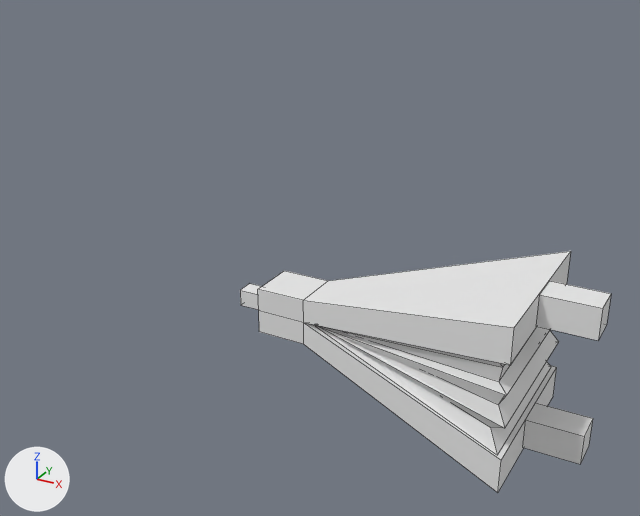
The Blender file res/blenderModels/bellow.blend as it was, and as the next commit left it.
Both versions are drawn from a camera (50 mm lens) standing at (7.57, -11.39, 6.54) and looking at (1.28, 0.05, 0.82). Arrows for +X, +Y and +Z are at lower left; the lights stay in place. Mesh edges are drawn as thin lines.

The scene before the commit, as lines of its bpy script (objects in view):
```python
me_cube = bpy.data.meshes.new('Cube')
me_cube.from_pydata(...)  # 84 vertices, 74 faces; spans x -0.36..13.51, y -3.35..3.38, z -3.6..2.98
me_cube.materials.append(mat_material)  # white #e7e7e7
ob_cube = bpy.data.objects.new('Cube', me_cube)
ob_cube.location = (0.0, 0.0, 0.0)
ob_cube.scale = (0.427, 0.42, 0.395)
```
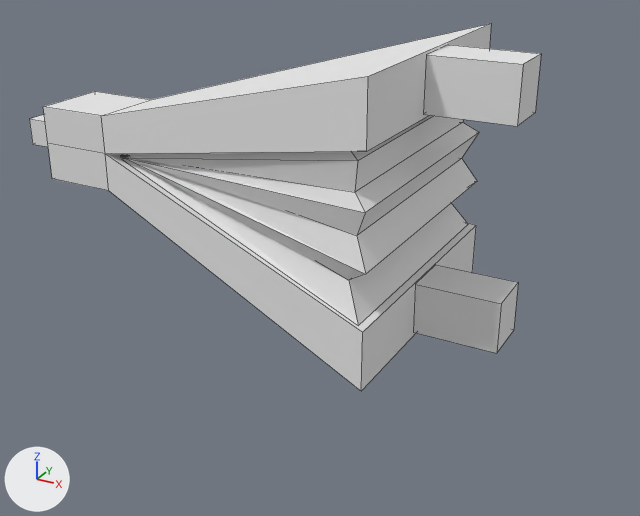
Pixel boxes [x1, y1, x2, y2] of what changed, in the pictures (640 x 516 px; the box of a moved part takes in the faces that stretch with it):
'Cube', reshaped, rescaled (38% wider, 52% taller)
    before: [240, 251, 611, 492]
    after: [29, 24, 541, 391]
part 1 of me_cube, moved or reshaped
    before: [258, 251, 571, 492]
    after: [43, 24, 491, 391]
part 2 of me_cube, added
    after: [414, 265, 518, 353]
part 3 of me_cube, added
    after: [424, 45, 541, 126]
part 4 of me_cube, deleted
    before: [240, 283, 262, 310]
part 5 of me_cube, deleted
    before: [536, 281, 611, 340]
part 6 of me_cube, deleted
    before: [523, 403, 593, 464]
part 7 of me_cube, added
    after: [29, 115, 48, 147]

Patch to the scene script:
```diff
--- a/res/blenderModels/bellow.blend.py
+++ b/res/blenderModels/bellow.blend.py
@@ me_cube @@
 me_cube.from_pydata(...)  # 84 vertices, 74 faces; spans x -0.36..13.51, y -3.35..3.38, z -3.6..2.98
 # used by ob_cube; location = (0.0, 0.0, 0.0); scale = (0.427, 0.42, 0.395)
 # verts and faces of me_cube; kept vertices keep their numbers, new ones are numbered from 84
+# me_cube part 1: the loose piece of 52 vertices spanning x 0.89..11.51, y -3.35..3.38, z -3.6..2.98 is scaled about its middle by 0.644, then moved by (-6.49, 0.0, 2.54)
+# me_cube part 2: a new loose piece, a box spanning x 3.12..4.42, y -0.39..0.41, z 0.16..0.95, in mat_material (white #e7e7e7)
+# me_cube part 3: a new loose piece, a box spanning x 3.12..4.42, y -0.39..0.41, z 3.5..4.3, in mat_material (white #e7e7e7)
+# me_cube part 4: the loose piece of 16 vertices spanning x -0.36..1.23, y -0.35..0.37, z -0.73..0.0 is deleted
+# me_cube part 5: the loose piece of 8 vertices spanning x 11.49..13.51, y -0.61..0.63, z 1.67..2.91 is deleted
+# me_cube part 6: the loose piece of 8 vertices spanning x 11.49..13.51, y -0.61..0.63, z -3.52..-2.28 is deleted
+# me_cube part 7
+verts[84] = (-4.52, 0.24, 2.42)
+verts[85] = (-4.52, 0.24, 1.96)
+verts[86] = (-4.52, -0.23, 2.42)  # pixel (29, 118)
+verts[87] = (-4.52, -0.23, 1.96)  # pixel (32, 144)
+for new, old in zip([*range(88, 92)], [*range(84, 88)]): verts[new] = verts[old] + (1.03, 0.0, 0.0)
+verts[92] = (-3.49, 0.12, 2.08)
+verts[93] = (-3.49, -0.11, 2.08)
+verts[94] = (-3.49, -0.11, 2.3)
+verts[95] = (-3.49, 0.12, 2.3)
+faces += [(84, 88, 89, 85), (84, 86, 90, 88), (89, 92, 93, 94, 90, 91), (88, 90, 94, 95, 92, 89), (85, 89, 91, 87), (86, 87, 91, 90)]
 me_cube.materials.append(mat_material)
@@ ob_cube @@
 ob_cube.location = (0.0, 0.0, 0.0)
-ob_cube.scale = (0.427, 0.42, 0.395)
```
